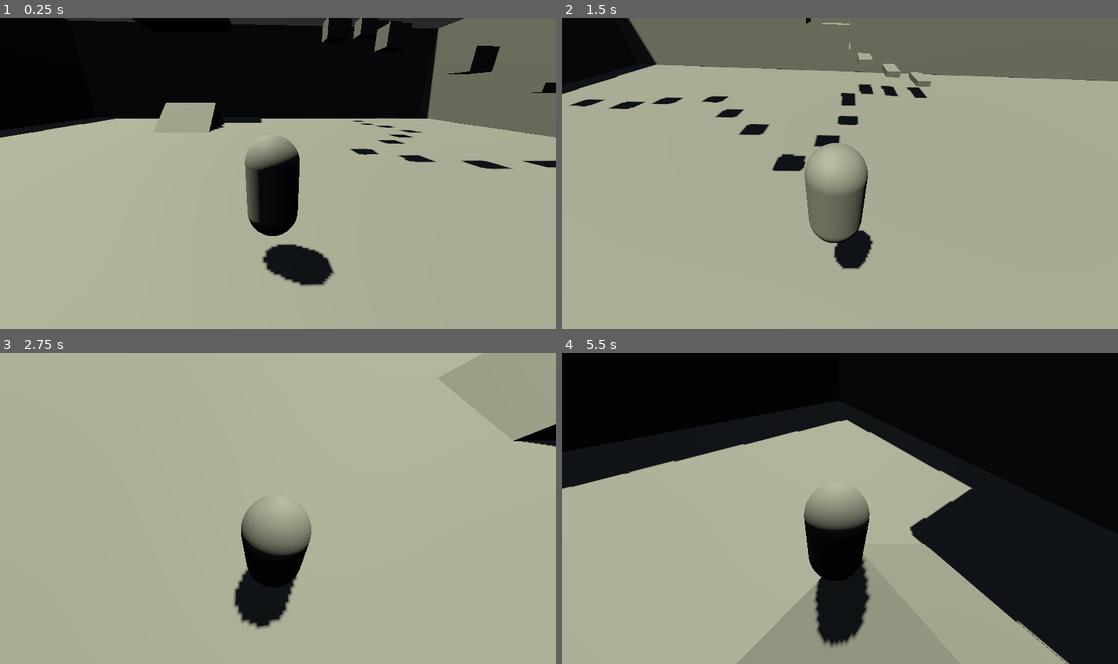
Above: before the commit, frames 1-4 (two rows, left to right).
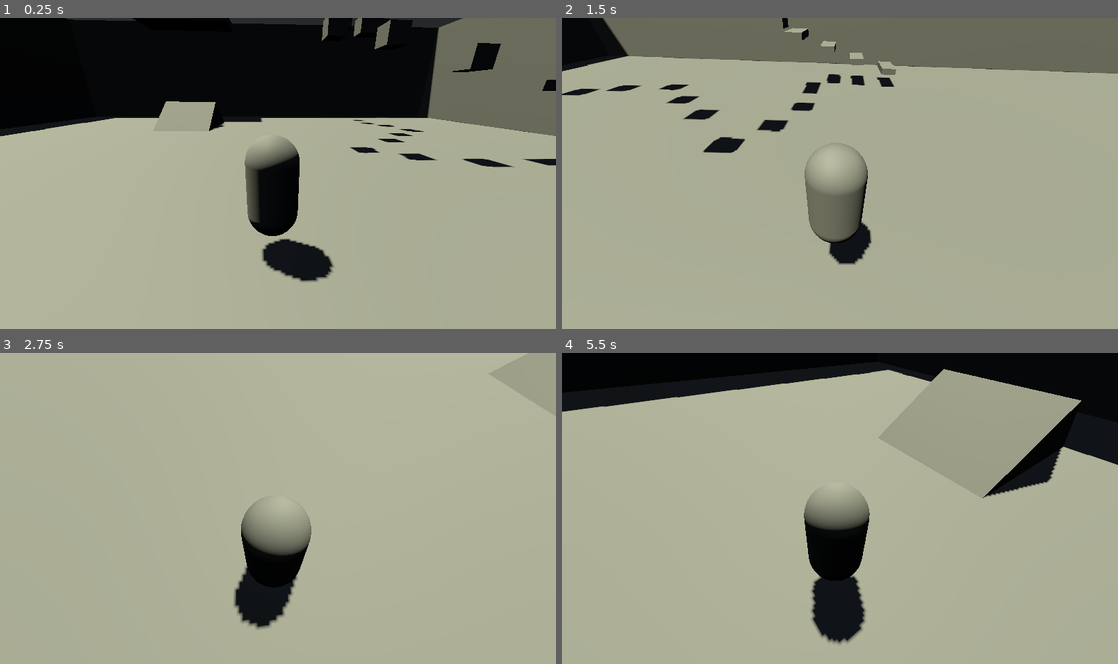
Above: after the commit, the same moments.

Repository: PedroFadanelli/Garrys-mod
Game: Godot game, scene res://mundo.tscn
The game is run twice, just before and just after one commit, with the same random seed, the same clock (stepped at 60 frames per second) and the same inputs. This scene is started directly instead of the project's main scene.
Inputs (mouse positions are in pixels of both pictures, inside the frame that each line leads up to):
- Up to frame 1 (0.25 s): no input
- Up to frame 2 (1.5 s): move the mouse to (834, 179) at 0.52 s; hold W (anda_frente) from 0.53 s (still down); tap Space (pula) at 0.77 s; move the mouse to (878, 176) at 1.27 s
- Up to frame 3 (2.75 s): keep holding W (anda_frente); tap Space (pula) at 1.52 s; move the mouse to (233, 505) at 2.02 s
- Up to frame 4 (5.5 s): move the mouse to (845, 508) at 2.77 s; release W (anda_frente) at 2.78 s; hold A (anda_esquerda) 2.78-3.53 s; tap Space (pula) at 3.02, 3.77, 4.52 s; move the mouse to (817, 502) at 3.52 s; hold W (anda_frente) from 3.53 s (still down); move the mouse to (867, 508) at 4.27 s; move the mouse to (812, 508) at 5.02 s

The runs differ from the first frame. In frame 1, 1.8% of the frame differs, in the area x 0-100%, y 0-87%; in frame 2, 6.9%; in frame 3, 0.4%; in frame 4, 42%, in the area x 0-100%, y 5-100%.

Commit message:
Update Player.gd

Diff:
--- a/Labirinto mortal/Player.gd
+++ b/Labirinto mortal/Player.gd
@@ -1,9 +1,11 @@
 extends CharacterBody3D
 
-const SPEED = 9.0
-var CORRER = 20.0
+class_name Player
+
+const SPEED = 5.0
+var CORRER = 6.0
 const JUMP_VELOCITY = 6.5
-const GRAVITY = 9.8
+const GRAVITY = 12.8
 
 
 @onready var camerabase = $CameraBase
@@ -22,11 +24,11 @@
 	# gravidade.
 
 	if is_on_floor():
-		CORRER = 20
+		CORRER = 6
 
 	if not is_on_floor():
 		velocity.y -= GRAVITY * delta
-		CORRER = 12
+		CORRER = 4
 
 	# Pulando.
 	if Input.is_action_just_pressed("pula") and is_on_floor():
